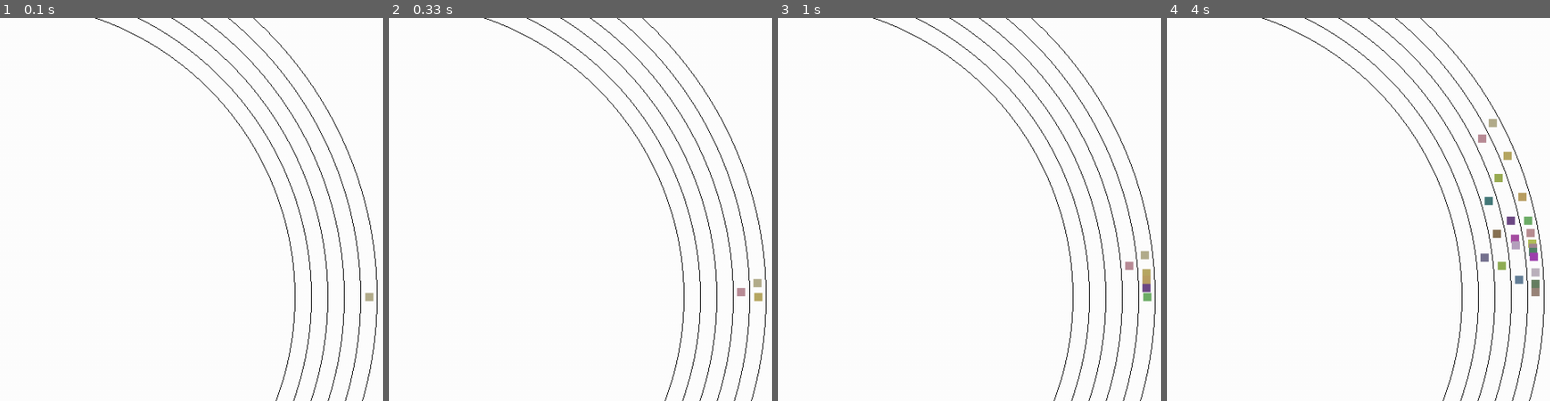
Above: before the commit, frames 1-4 (left to right).
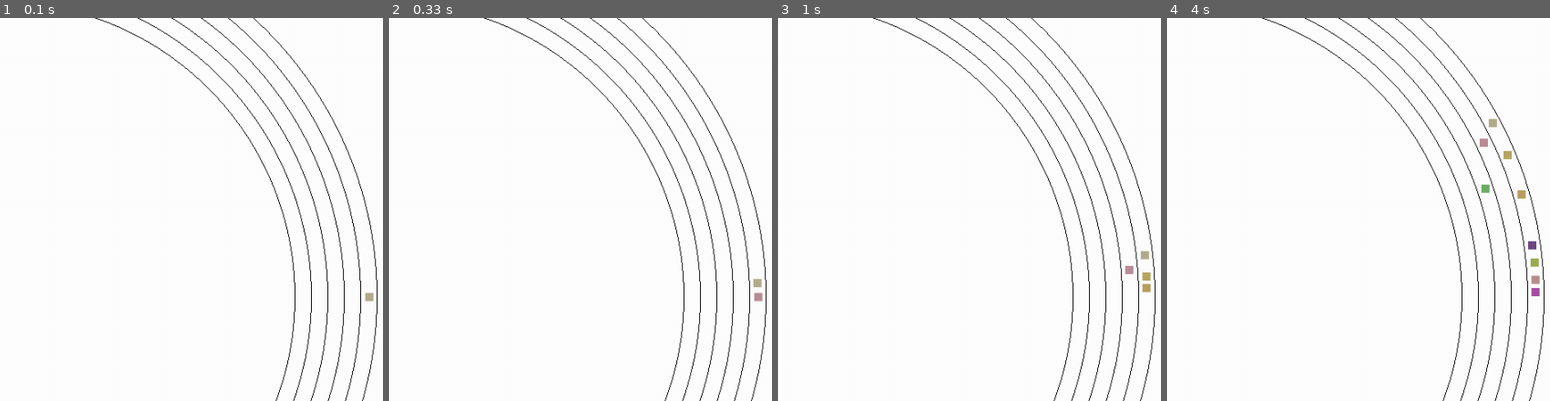
Above: after the commit, the same moments.

Repository: atonderski/TrafficMadness
Game: pygame game, started from traffic_madness/main.py
Same seed, same stepped clock (60 frames per second), same inputs: the game is played once before the commit and once after it.
Inputs:
- Up to frame 1 (0.1 s): no input
- Up to frame 2 (0.33 s): no input
- Up to frame 3 (1 s): no input
- Up to frame 4 (4 s): no input
The pictures show only the part of the screen within x 50-100%, y 14-64%; the shares and areas given below are measured in that part.

Frame 1 is identical in both runs. In frame 2, 0.1% of the frame differs, in the area x 90-98%, y 70-75%; in frame 3, 0.2%; in frame 4, 1.1%, in the area x 81-98%, y 30-73%.

Commit message:
Collision added

Diff:
--- a/traffic_madness/car/__init__.py
+++ b/traffic_madness/car/__init__.py
@@ -16,6 +16,7 @@
         self.color = (64 + random.randint(0, 127),
                       64 + random.randint(0, 127),
                       64 + random.randint(0, 127))
+        self.length = config.car_length
 
     def update(self, target_speed, nearby_cars):
         pass
--- a/traffic_madness/car/lane_switching_car.py
+++ b/traffic_madness/car/lane_switching_car.py
@@ -12,10 +12,12 @@
         # If car in front is too close and slower than target speed, switch
         # lane (prefer left if unoccupied)
         dist_to_car_in_front = float('inf')
+        car_in_front_position = float('inf')
         for car in nearby_cars[self.lane]:
             dist = car.position - self.position
             if dist > 0:
                 dist_to_car_in_front = dist
+                car_in_front_position = car.position
                 break
 
         # Speed up to speed limit if no car in front
@@ -39,9 +41,25 @@
                     break
             if not switched_lanes:
                 self.velocity = max(0, self.velocity - self.deceleration * self.timestep)
-        self.position += self.velocity * self.timestep
+        self.update_position(car_in_front_position)
 
         assert self.velocity >= 0
+
+    def update_position(self, car_in_front_position):
+        """ Updates the position of the car. If it reaches the
+            position of the car in front, the cars collide.
+            Passing not allowed except for lane switching."""
+        proposed_position = self.position + self.velocity * self.timestep
+        # TODO(CHANGE THIS DANIEL): This should not be - own length, send car instead
+        crash_position = car_in_front_position - self.length
+        if proposed_position > crash_position and self.position > crash_position:
+            # We stay at the same spot until car in front moves
+            self.velocity = 0
+        elif proposed_position > car_in_front_position and self.position < crash_position:
+           self.position = crash_position
+           self.velocity = 0
+        else:
+            self.position = proposed_position
 
     def lane_is_safe(self, cars_in_lane, safety_distance):
         if not cars_in_lane:
--- a/traffic_madness/config.py
+++ b/traffic_madness/config.py
@@ -8,10 +8,11 @@
         self.speed_limit = 20
         self.track_length = 1000
         self.max_num_cars = 150
-        self.buffer_length = 20
+        self.buffer_length = 5
         self.bucket_length = 50
         # car properties
         self.acceleration = 4.3
         self.deceleration = 7.5
         self.aggressiveness = 1.2
         self.safetymultiplier = 1.0
+        self.car_length = 5.0
--- a/traffic_madness/track/multi_lane_track.py
+++ b/traffic_madness/track/multi_lane_track.py
@@ -15,8 +15,9 @@
         self.num_lanes = num_lanes
         self.max_num_cars = max_num_cars
         self.cars = None
+        config = Config()
 
-        self.buffer_length = 3
+        self.buffer_length = config.buffer_length
 
         self.reset()
 
